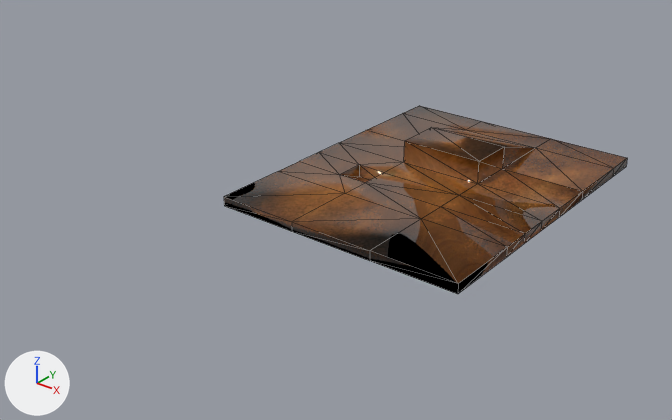
Before and after pictures for a commit that changed the FBX model BloodySacrificeモック/Data/Model/Field/Field.fbx.
Rendered twice from a 50 mm lens placed at (1.15, -1.755, 0.948), pointed at (-0.208, -0.058, -0.104). Lighting does not change. The marker at lower left points along +X, +Y and +Z. Mesh edges are drawn as thin lines.

Names of what the first picture shows: 'imagetostl_mesh'.
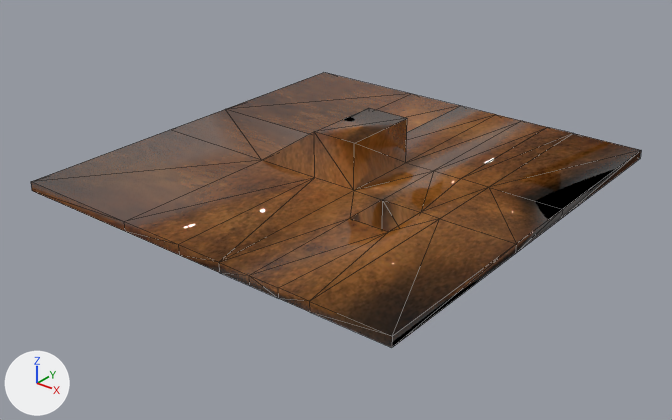
Boxes [x1, y1, x2, y2] around the edits, measured in the pictures (672 x 420 px):
'imagetostl_mesh', reshaped, turned
    before: [224, 106, 627, 294]
    after: [31, 72, 641, 348]

What the commit changed:
me_imagetostl_mesh is used by ob_imagetostl_mesh; location (0.0, 0.0, 0.0); scale (0.01, 0.01, 0.01).
me_imagetostl_mesh had 62 vertices, 102 faces and spanned x -33.0..33.0, y -33.7..49.9, z -3.4..6.0.
me_imagetostl_mesh now has 62 vertices, 102 faces and spans x -57.5..57.5, y -33.7..76.6, z -12.6..12.3.
me_imagetostl_mesh part 1: 47 of 62 vertices moved; they spanned x -33.0..33.0, y -33.7..49.9, z -3.4..6.0 and now span x -57.5..57.5, y -33.7..76.6, z -12.6..12.3; mean shift (-0.4, 4.3, -0.3); largest move (33.0, 49.9, 0.0) -> (57.5, 76.6, 0.0).
Object 'imagetostl_mesh' (ob_imagetostl_mesh) turns from (0, 0, 0) to (0, 0, 90) degrees about x, y and z.
